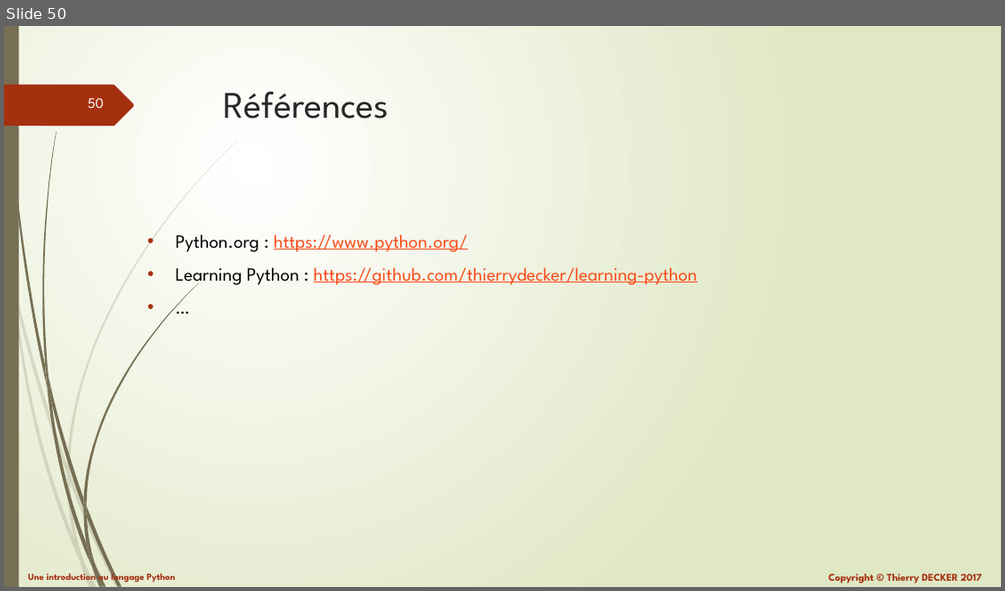
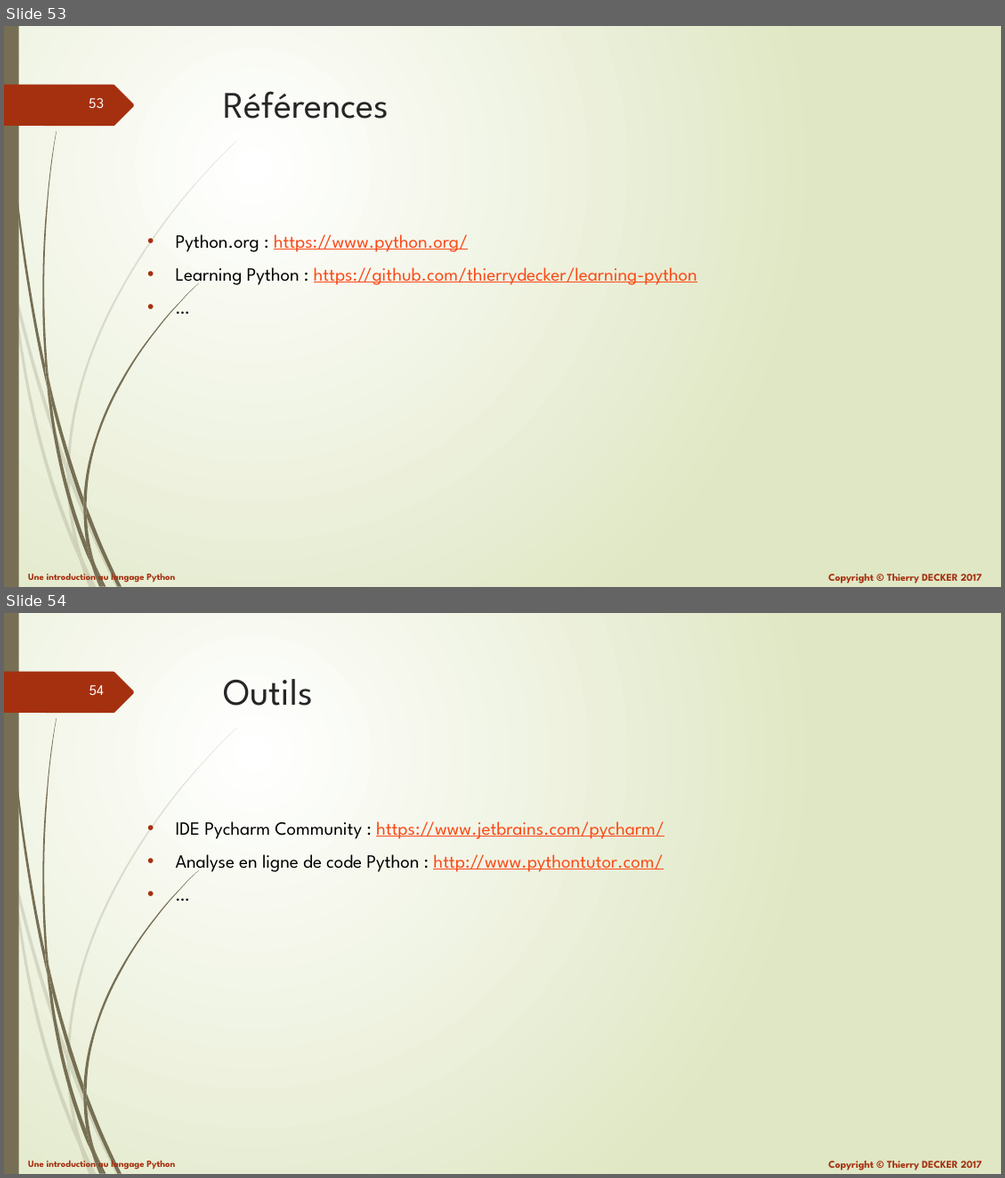
Before and after one commit to VikmanTheRacoon/learning-python, a slide deck: documentations/learning-python.pptx. Shown one above the other, each under a label of ours: slide 50 before the commit, slides 53 and 54 after it. The pictures are 1005x591 and 1005x1178 pixels, drawn with LibreOffice and Linux fonts; fonts in the diff are those of the drawing. Boxes give left, top, right and bottom in pixels: in the first picture for what was removed or moved away, otherwise in the second. Text is boxed around its words. In the diff, an @@ line names an element or a change of style, - is before the commit and + after.

```diff
--- a/documentations/learning-python.pptx
+++ b/documentations/learning-python.pptx
@@ slide 54 added at (x1=4, y1=613, x2=1001, y2=1174), background gradient #FFFFFF to #DFE8C4; not listed: 27 template elements that a slide beside it also shows @@
@@ title added at (x1=224, y1=679, x2=313, y2=706), 36 pt, text #262626 @@
+Outils
@@ text added at (x1=176, y1=821, x2=664, y2=873), 18 pt, text #FB4A18, underline @@
+• IDE Pycharm Community : https://www.jetbrains.com/pycharm/
+• Analyse en ligne de code Python : http://www.pythontutor.com/
+• …
@@ what was slide 50 is now slide 53 @@
@@ page number at (x1=89, y1=98, x2=104, y2=108): text changed @@
-50
+53
```
Also in this commit, not shown: 3 other slides added, 1 other file.
